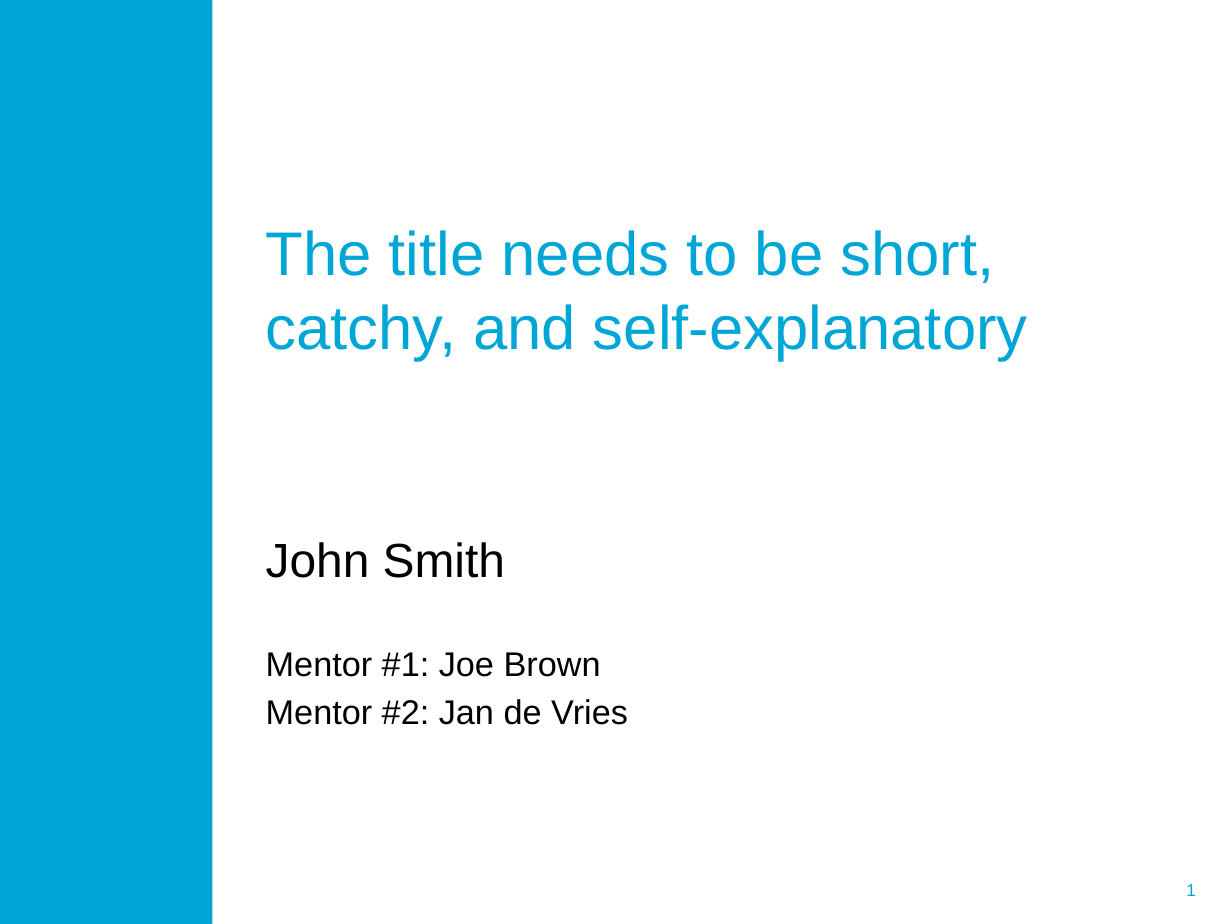
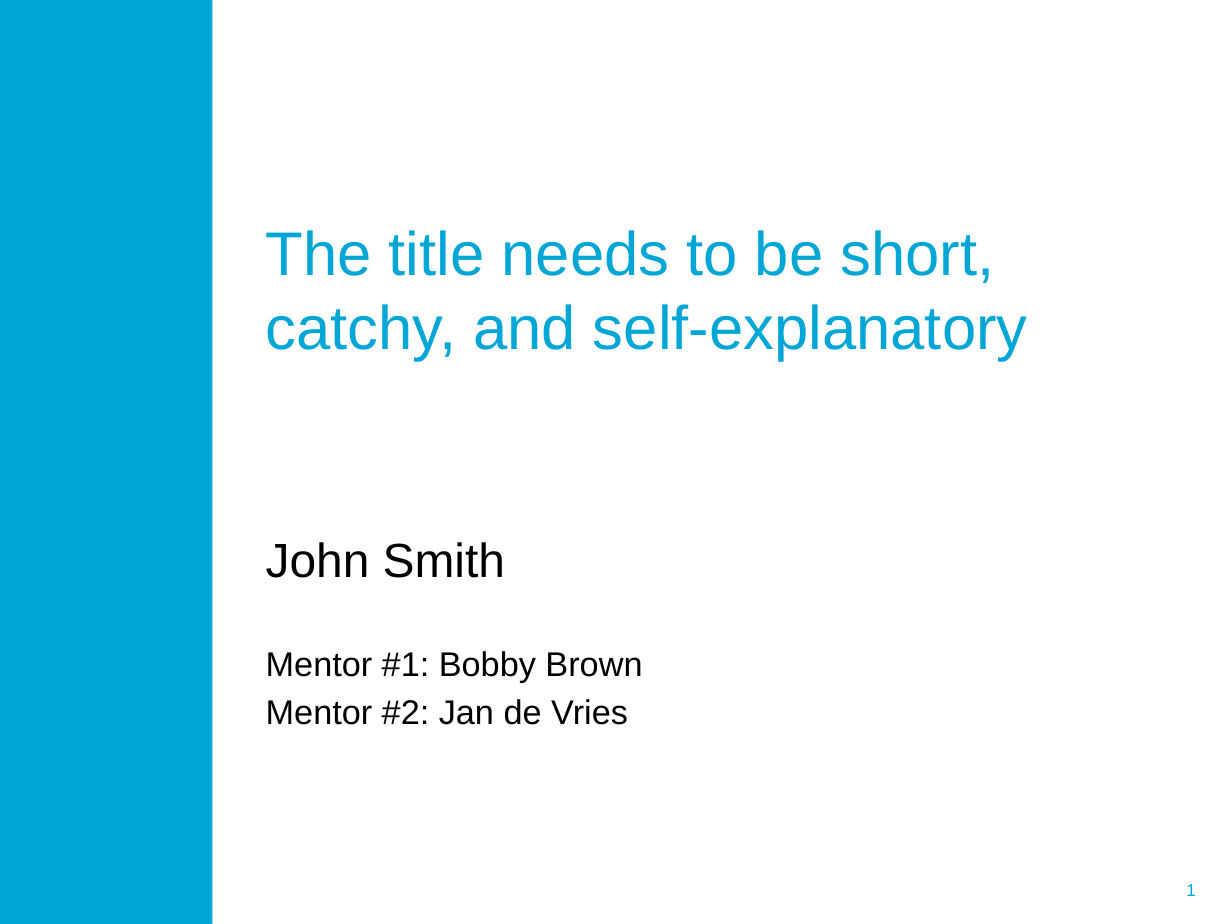
Before and after one commit to tudelft3d/geo2020, a slide deck: slide 1 of templates/p1.pptx. Drawn at 1232x924 pixels with LibreOffice and Linux fonts; fonts in the diff are those of the drawing; background and template pictures are left out. Boxes give left, top, right and bottom in pixels: in the first picture for what was removed or moved away, otherwise in the second. Text is boxed around its words. In the diff, an @@ line names an element or a change of style, - is before the commit and + after.

```diff
--- a/templates/p1.pptx
+++ b/templates/p1.pptx
@@ subtitle at bbox=[266, 651, 642, 682]: text changed @@
-Mentor #1: Joe Brown
+Mentor #1: Bobby Brown
```
Also in this commit, not shown: 2 other slides changed, 1 slide added, 1 other file.
